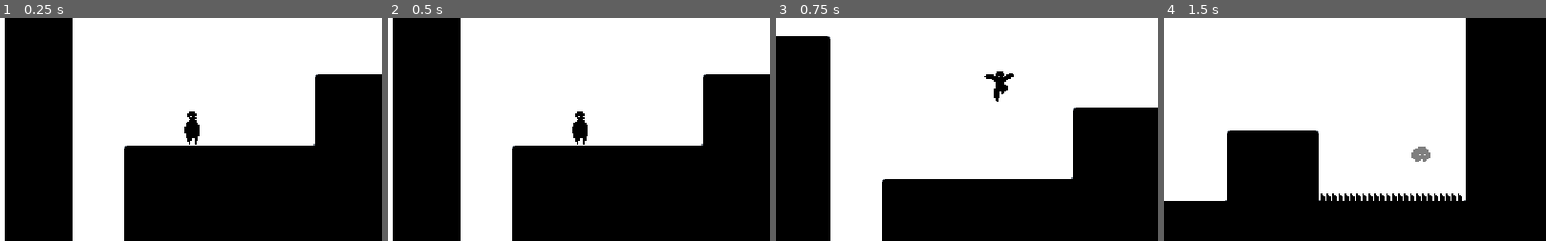
Above: before the commit, frames 1-4 (left to right).
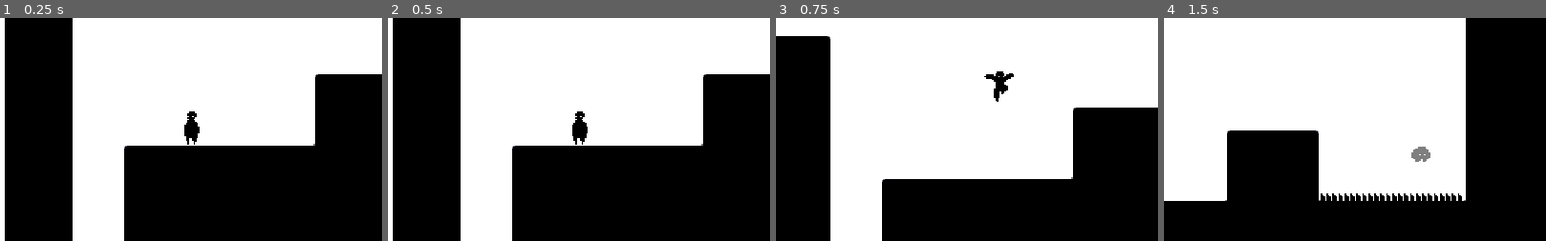
Above: after the commit, the same moments.

Repository: lostptr/sinker
Game: Godot game, scene res://core/Sandbox.tscn
The game is run twice, just before and just after one commit, with the same random seed, the same clock (stepped at 60 frames per second) and the same inputs.
Inputs:
- Up to frame 1 (0.25 s): no input
- Up to frame 2 (0.5 s): no input
- Up to frame 3 (0.75 s): tap Enter at 0.5 s; hold Right (right) from 0.53 s (still down); hold Z (jump) from 0.53 s (still down)
- Up to frame 4 (1.5 s): keep holding Right (right); release Z (jump) at 1.28 s; tap X (sink) at 1.35 s
The pictures show only the part of the screen within x 25-75%, y 26-76%; the shares and areas given below are measured in that part.

The runs differ from the first frame. In frame 1, 0.1% of the frame differs, in the area x 48-53%, y 44-57%; in frame 2, less than 0.1%; in frame 3, nothing differs; in frame 4, nothing differs.

Commit message:
Clean up after wall jump

Diff:
--- a/src/core/player/Player.tscn
+++ b/src/core/player/Player.tscn
@@ -7,7 +7,7 @@
 [ext_resource path="res://core/player/state machine/Idle.gd" type="Script" id=5]
 [ext_resource path="res://core/player/state machine/Jump.gd" type="Script" id=6]
 [ext_resource path="res://core/player/state machine/Falling.gd" type="Script" id=7]
-[ext_resource path="res://fonts/reblinking/reblinking.tres" type="DynamicFont" id=8]
+[ext_resource path="res://fonts/reblinking/reblinking.ttf" type="DynamicFontData" id=8]
 [ext_resource path="res://core/player/DebugLabel.gd" type="Script" id=9]
 [ext_resource path="res://core/player/state machine/Sinkable.gd" type="Script" id=10]
 [ext_resource path="res://core/player/CorrectionSystem.gd" type="Script" id=11]
@@ -15,20 +15,26 @@
 [sub_resource type="ShaderMaterial" id=1]
 shader = ExtResource( 3 )
 
-[sub_resource type="CapsuleShape2D" id=2]
+[sub_resource type="DynamicFont" id=2]
+size = 5
+font_data = ExtResource( 8 )
+
+[sub_resource type="ShaderMaterial" id=3]
+shader = ExtResource( 3 )
+
+[sub_resource type="CapsuleShape2D" id=4]
 radius = 4.0
 height = 6.0
 
-[sub_resource type="CapsuleShape2D" id=3]
+[sub_resource type="CapsuleShape2D" id=5]
 radius = 7.0
 height = 6.0
 
-[sub_resource type="CapsuleShape2D" id=4]
+[sub_resource type="CapsuleShape2D" id=6]
 radius = 4.0
 height = 2.0
 
-[sub_resource type="Animation" id=5]
-resource_name = "falling"
+[sub_resource type="Animation" id=7]
 length = 0.5
 loop = true
 tracks/0/type = "value"
@@ -108,8 +114,7 @@
 "values": [ 0 ]
 }
 
-[sub_resource type="Animation" id=7]
-resource_name = "jump"
+[sub_resource type="Animation" id=9]
 length = 0.4
 step = 0.05
 tracks/0/type = "value"
@@ -149,8 +154,7 @@
 "values": [ Vector2( 1, 1 ), Vector2( 1.11111, 0.944444 ), Vector2( 1, 1 ) ]
 }
 
-[sub_resource type="Animation" id=8]
-resource_name = "landed"
+[sub_resource type="Animation" id=10]
 length = 0.35
 tracks/0/type = "value"
 tracks/0/path = NodePath("Sprite:frame")
@@ -189,8 +193,7 @@
 "values": [ Vector2( 1.05556, 0.916667 ), Vector2( 1, 1 ) ]
 }
 
-[sub_resource type="Animation" id=9]
-resource_name = "rolling"
+[sub_resource type="Animation" id=11]
 length = 0.7
 loop = true
 tracks/0/type = "value"
@@ -269,6 +272,109 @@
 "transitions": PoolRealArray( 1, 1, 1 ),
 "update": 0,
 "values": [ Vector2( 0, 0 ), Vector2( 0, 0.5 ), Vector2( 0, 1 ) ]
+}
+
+[sub_resource type="Animation" id=13]
+resource_name = "wall_slide_left"
+loop = true
+tracks/0/type = "value"
+tracks/0/path = NodePath("Sprite:frame")
+tracks/0/interp = 1
+tracks/0/loop_wrap = true
+tracks/0/imported = false
+tracks/0/enabled = true
+tracks/0/keys = {
+"times": PoolRealArray( 0 ),
+"transitions": PoolRealArray( 1 ),
+"update": 1,
+"values": [ 23 ]
+}
+tracks/1/type = "value"
+tracks/1/path = NodePath("Sprite:position")
+tracks/1/interp = 1
+tracks/1/loop_wrap = true
+tracks/1/imported = false
+tracks/1/enabled = true
+tracks/1/keys = {
+"times": PoolRealArray( 0, 0.5 ),
+"transitions": PoolRealArray( 1, 1 ),
+"update": 0,
+"values": [ Vector2( -4.1, 6 ), Vector2( -4.1, 6.676 ) ]
+}
+tracks/2/type = "value"
+tracks/2/path = NodePath("Sprite:scale")
+tracks/2/interp = 1
+tracks/2/loop_wrap = true
+tracks/2/imported = false
+tracks/2/enabled = true
+tracks/2/keys = {
+"times": PoolRealArray( 0, 0.5 ),
+"transitions": PoolRealArray( 1, 1 ),
+"update": 0,
+"values": [ Vector2( 1, 1 ), Vector2( 0.969939, 1.03758 ) ]
+}
+tracks/3/type = "value"
+tracks/3/path = NodePath("Sprite:flip_h")
+tracks/3/interp = 1
+tracks/3/loop_wrap = true
+tracks/3/imported = false
+tracks/3/enabled = true
+tracks/3/keys = {
+"times": PoolRealArray( 0 ),
+"transitions": PoolRealArray( 1 ),
+"update": 1,
+"values": [ false ]
+}
+
+[sub_resource type="Animation" id=14]
+resource_name = "wall_slide_right"
+tracks/0/type = "value"
+tracks/0/path = NodePath("Sprite:frame")
+tracks/0/interp = 1
+tracks/0/loop_wrap = true
+tracks/0/imported = false
+tracks/0/enabled = true
+tracks/0/keys = {
+"times": PoolRealArray( 0 ),
+"transitions": PoolRealArray( 1 ),
+"update": 1,
+"values": [ 23 ]
+}
+tracks/1/type = "value"
+tracks/1/path = NodePath("Sprite:position")
+tracks/1/interp = 1
+tracks/1/loop_wrap = true
+tracks/1/imported = false
+tracks/1/enabled = true
+tracks/1/keys = {
+"times": PoolRealArray( 0, 0.5 ),
+"transitions": PoolRealArray( 1, 1 ),
+"update": 0,
+"values": [ Vector2( 4, 6 ), Vector2( 4, 6.676 ) ]
+}
+tracks/2/type = "value"
+tracks/2/path = NodePath("Sprite:scale")
+tracks/2/interp = 1
+tracks/2/loop_wrap = true
+tracks/2/imported = false
+tracks/2/enabled = true
+tracks/2/keys = {
+"times": PoolRealArray( 0, 0.5 ),
+"transitions": PoolRealArray( 1, 1 ),
+"update": 0,
+"values": [ Vector2( 1, 1 ), Vector2( 0.969939, 1.03758 ) ]
+}
+tracks/3/type = "value"
+tracks/3/path = NodePath("Sprite:flip_h")
+tracks/3/interp = 1
+tracks/3/loop_wrap = true
+tracks/3/imported = false
+tracks/3/enabled = true
+tracks/3/keys = {
+"times": PoolRealArray( 0 ),
+"transitions": PoolRealArray( 1 ),
+"update": 1,
+"values": [ true ]
 }
 
 [node name="Player" type="KinematicBody2D"]
@@ -285,10 +391,11 @@
 }
 
 [node name="DebugLabel" type="Label" parent="Debug"]
+material = SubResource( 1 )
 margin_left = -13.0
 margin_right = 29.0
 margin_bottom = 12.0
-custom_fonts/font = ExtResource( 8 )
+custom_fonts/font = SubResource( 2 )
 custom_colors/font_color = Color( 0, 0, 0, 1 )
 text = "falling"
 align = 1
@@ -330,47 +437,52 @@
 smoothing_enabled = true
 
 [node name="Sprite" type="Sprite" parent="."]
-material = SubResource( 1 )
-position = Vector2( 0, 6 )
+material = SubResource( 3 )
+position = Vector2( 3, 6 )
 z_index = 10
 texture = ExtResource( 1 )
+flip_h = true
 hframes = 24
-frame = 5
+frame = 23
 
 [node name="FeetCollision" type="CollisionShape2D" parent="."]
 position = Vector2( 0, 10 )
 rotation = 1.5708
-shape = SubResource( 2 )
+shape = SubResource( 4 )
 
 [node name="HeadCollision" type="CollisionShape2D" parent="."]
 position = Vector2( 0, 3 )
-shape = SubResource( 3 )
+shape = SubResource( 5 )
 
 [node name="WallRaycasts" type="Node2D" parent="."]
 
 [node name="LeftSideRaycasts" type="Node2D" parent="WallRaycasts"]
 
 [node name="RayCast2DTop" type="RayCast2D" parent="WallRaycasts/LeftSideRaycasts"]
-position = Vector2( -4, -4 )
+position = Vector2( -4, -1 )
 enabled = true
 cast_to = Vector2( -4, 0 )
+collision_mask = 2
 
 [node name="RayCast2DBottom" type="RayCast2D" parent="WallRaycasts/LeftSideRaycasts"]
-position = Vector2( -4, 12 )
+position = Vector2( -4, 10 )
 enabled = true
 cast_to = Vector2( -4, 0 )
+collision_mask = 2
 
 [node name="RightSideRaycasts" type="Node2D" parent="WallRaycasts"]
 
 [node name="RayCast2DTop" type="RayCast2D" parent="WallRaycasts/RightSideRaycasts"]
-position = Vector2( 4, -4 )
+position = Vector2( 4, -1 )
 enabled = true
 cast_to = Vector2( 4, 0 )
+collision_mask = 2
 
 [node name="RayCast2DBottom" type="RayCast2D" parent="WallRaycasts/RightSideRaycasts"]
-position = Vector2( 4, 12 )
+position = Vector2( 4, 10 )
 enabled = true
 cast_to = Vector2( 4, 0 )
+collision_mask = 2
 
 [node name="SinkedTrigger" type="Area2D" parent="."]
 position = Vector2( 0, -3 )
@@ -383,16 +495,18 @@
 
 [node name="CollisionShape2D" type="CollisionShape2D" parent="SinkedTrigger"]
 position = Vector2( 0, 1 )
-shape = SubResource( 4 )
+shape = SubResource( 6 )
 
 [node name="AnimationPlayer" type="AnimationPlayer" parent="."]
 autoplay = "idle"
-anims/falling = SubResource( 5 )
-anims/idle = SubResource( 6 )
-anims/jump = SubResource( 7 )
-anims/landed = SubResource( 8 )
-anims/rolling = SubResource( 9 )
-anims/run = SubResource( 10 )
+anims/falling = SubResource( 7 )
+anims/idle = SubResource( 8 )
+anims/jump = SubResource( 9 )
+anims/landed = SubResource( 10 )
+anims/rolling = SubResource( 11 )
+anims/run = SubResource( 12 )
+anims/wall_slide_left = SubResource( 13 )
+anims/wall_slide_right = SubResource( 14 )
 [connection signal="state_changed" from="." to="Debug/DebugLabel" method="_on_Player_state_changed"]
 [connection signal="timeout" from="States/Sinkable/SinkTimer" to="States/Sinkable" method="_on_SinkTimer_timeout"]
 [connection signal="timeout" from="CorrectionSystem" to="CorrectionSystem" method="_on_CorrectionSystem_timeout"]
Not shown: 3 places in src/core/player/Player.tscn that only renumber resources
